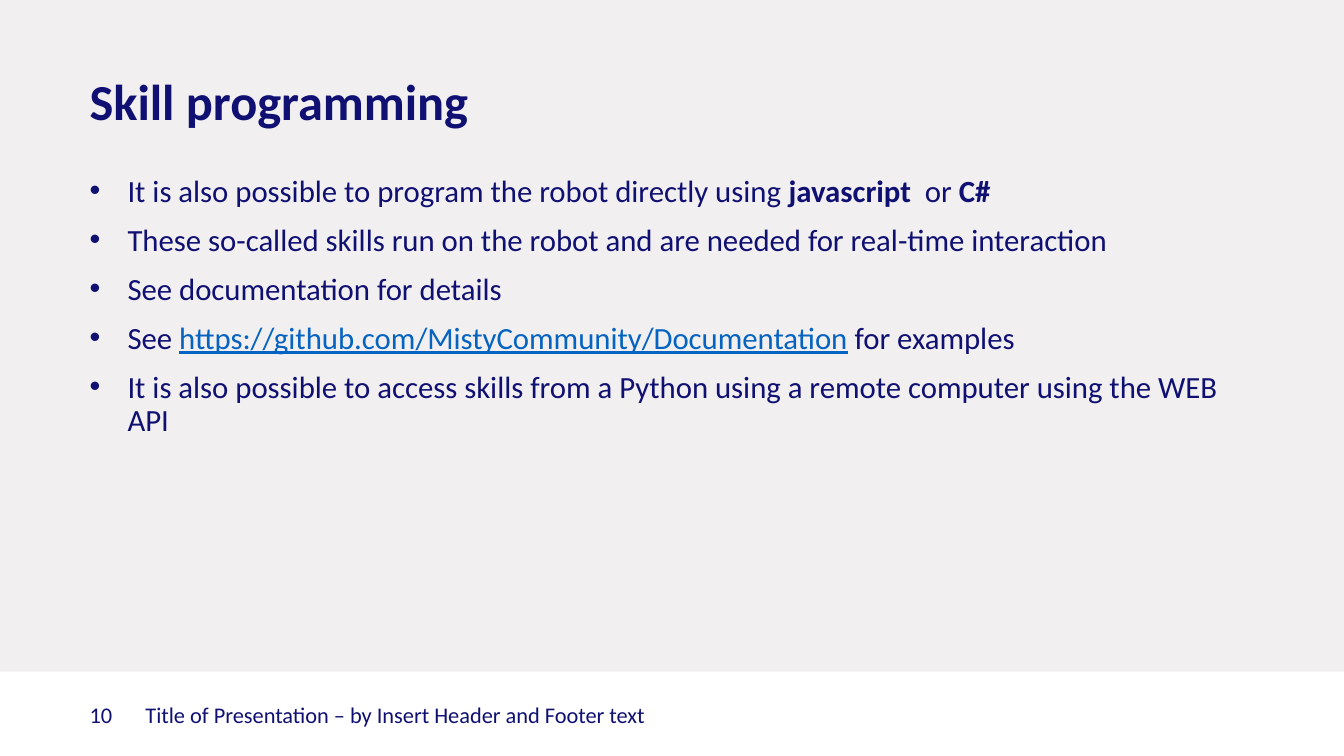
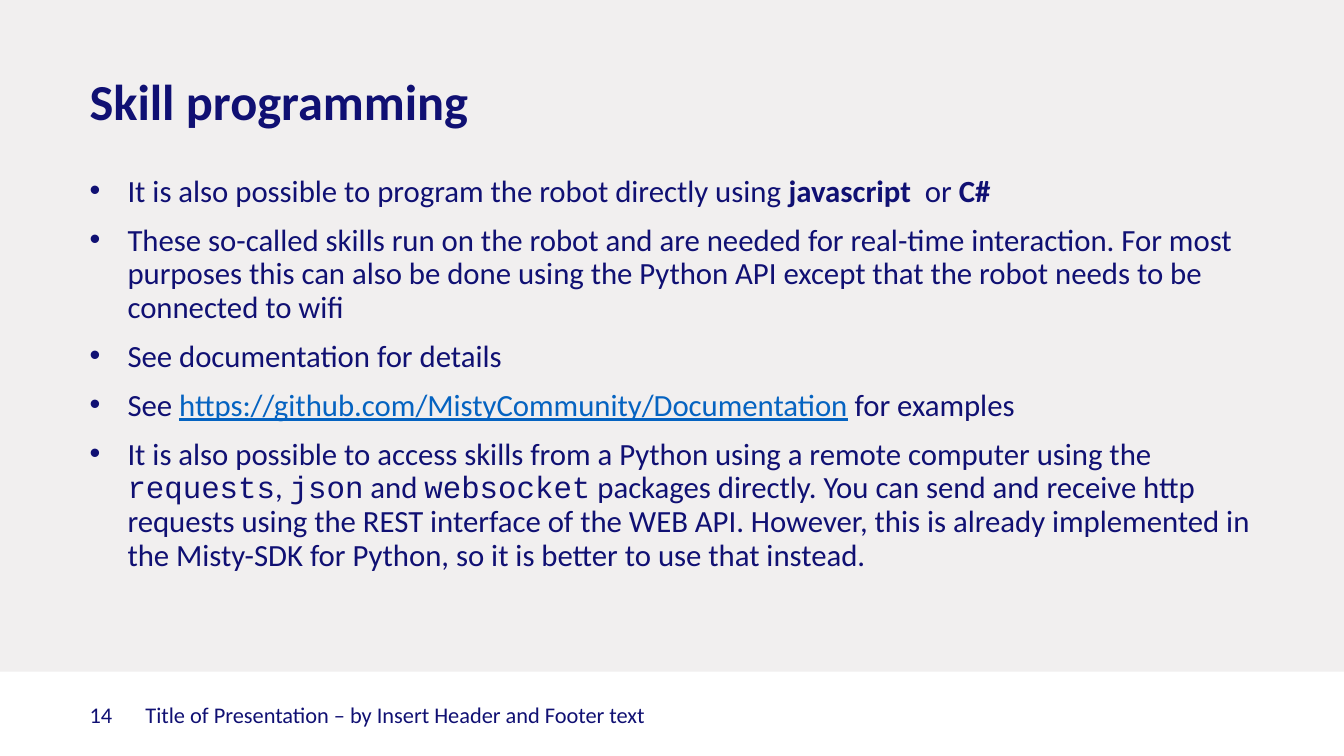
Before and after one commit to Rctue/nao-lib, a slide deck: slide 14 of Misty tutorial.pptx (slide 10 before the commit). Drawn at 1344x756 pixels with LibreOffice and Linux fonts; fonts in the diff are those of the drawing; background and template pictures are left out. Boxes give left, top, right and bottom in pixels: in the first picture for what was removed or moved away, otherwise in the second. Text is boxed around its words. In the diff, an @@ line names an element or a change of style, - is before the commit and + after.

```diff
--- a/Misty tutorial.pptx
+++ b/Misty tutorial.pptx
@@ text at box(128, 229, 1232, 319): text changed @@
-• These so-called skills run on the robot and are needed for real-time interaction
+• These so-called skills run on the robot and are needed for real-time interaction. For most purposes this can also be done using the Python API except that the robot needs to be connected to wifi
@@ text at box(128, 443, 1249, 571): text changed @@
-• It is also possible to access skills from a Python using a remote computer using the WEB API
+• It is also possible to access skills from a Python using a remote computer using the requests, json and websocket packages directly. You can send and receive http requests using the REST interface of the WEB API. However, this is already implemented in the Misty-SDK for Python, so it is better to use that instead.
@@ page number at box(90, 708, 113, 723): text changed @@
-10
+14
```
Also in this commit, not shown: 4 other slides changed, 4 slides added, 1 other file.
